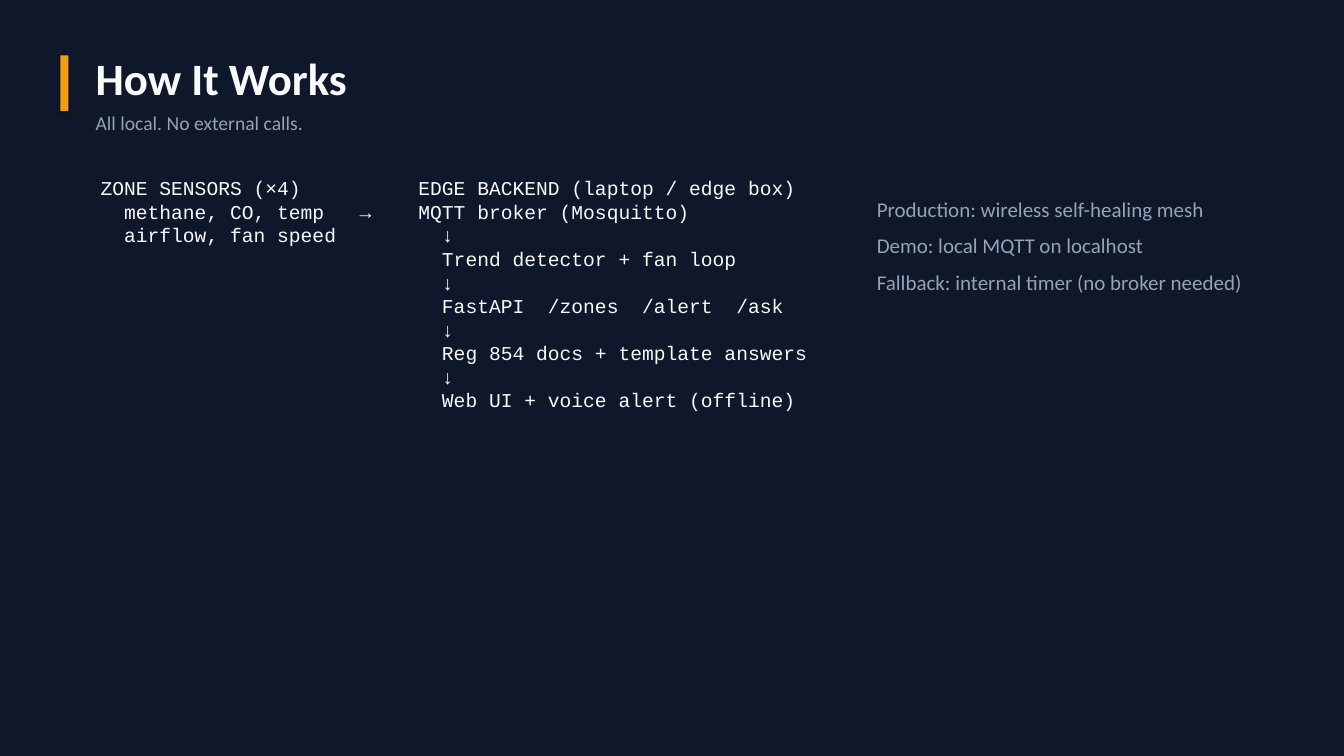
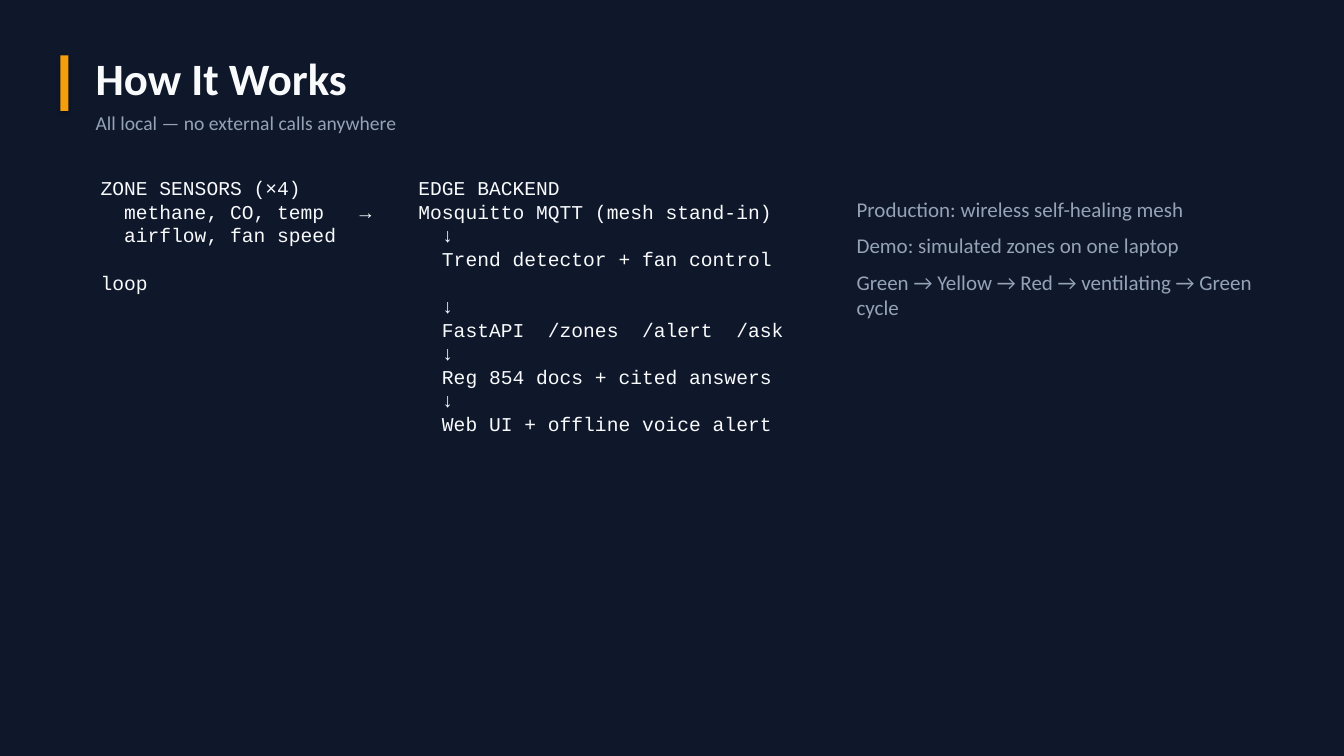
Before and after one commit to RavalDH/Cursor_Hack, a slide deck: slide 4 of presentation/MineGuard_Edge_Hackathon.pptx (slide 5 before the commit). Drawn at 1344x756 pixels with LibreOffice and Linux fonts; fonts in the diff are those of the drawing. Boxes give left, top, right and bottom in pixels: in the first picture for what was removed or moved away, otherwise in the second. Text is boxed around its words. In the diff, an @@ line names an element or a change of style, - is before the commit and + after.

```diff
--- a/presentation/MineGuard_Edge_Hackathon.pptx
+++ b/presentation/MineGuard_Edge_Hackathon.pptx
@@ text at [96, 116, 396, 133]: text changed @@
-All local. No external calls.
+All local — no external calls anywhere
@@ text at [101, 182, 783, 432]: text changed @@
-ZONE SENSORS (×4) EDGE BACKEND (laptop / edge box)
-methane, CO, temp → MQTT broker (Mosquitto)
-airflow, fan speed ↓
-Trend detector + fan loop
-↓
-FastAPI /zones /alert /ask
-↓
-Reg 854 docs + template answers
-↓
-Web UI + voice alert (offline)
+ZONE SENSORS (×4) EDGE BACKEND
+methane, CO, temp → Mosquitto MQTT (mesh stand-in)
+airflow, fan speed ↓
+Trend detector + fan control loop
+↓
+FastAPI /zones /alert /ask
+↓
+Reg 854 docs + cited answers
+↓
+Web UI + offline voice alert
@@ text "Production: wireless self-healing mesh": place and size @@
-text "Production: wireless self-healing mesh" at [877, 202, 1242, 293]
+text "Production: wireless self-healing mesh" at [857, 202, 1251, 319]
@@ text at [857, 238, 1251, 319]: text changed @@
-Demo: local MQTT on localhost
-Fallback: internal timer (no broker needed)
+Demo: simulated zones on one laptop
+Green → Yellow → Red → ventilating → Green cycle
```
Also in this commit, not shown: 5 other slides changed, 7 slides added, 8 slides removed, 1 other file.
